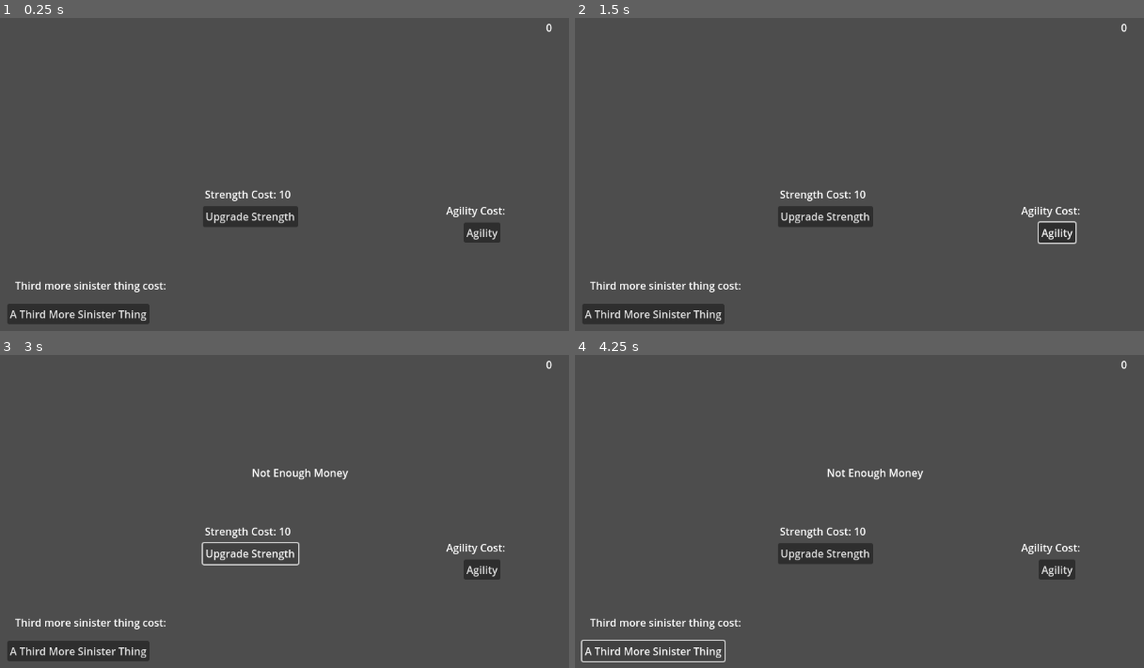
Above: before the commit, frames 1-4 (two rows, left to right).
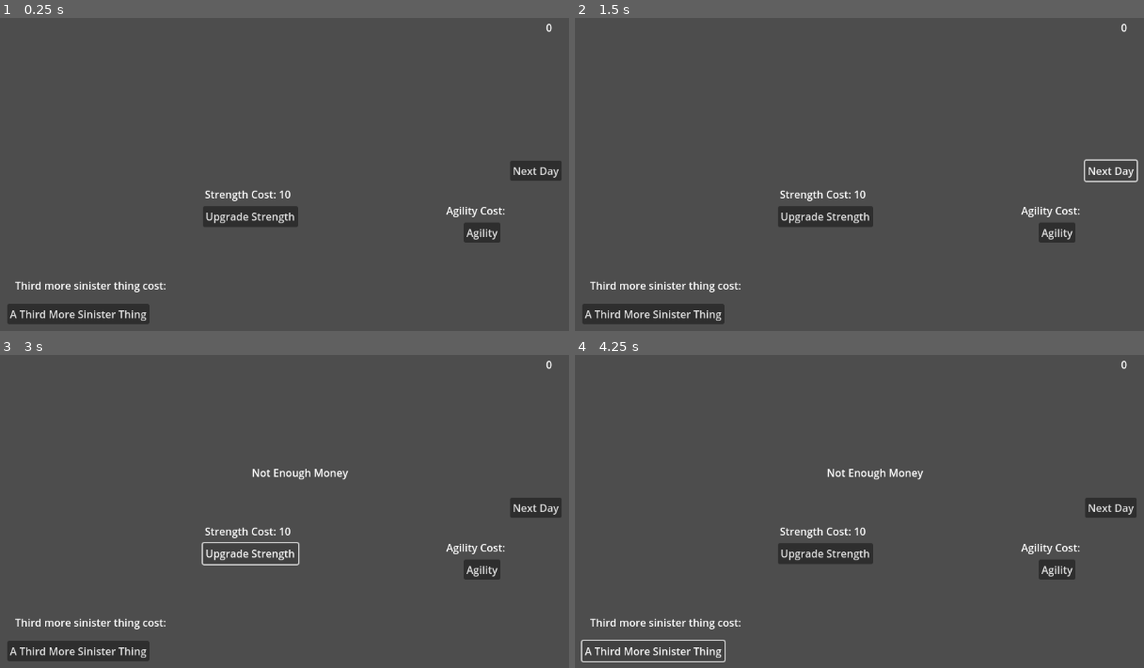
Above: after the commit, the same moments.

Repository: bhnord/LDJam56
Game: Godot game, scene res://scenes/GameManager.tscn
The game is run twice, just before and just after one commit, with the same random seed, the same clock (stepped at 60 frames per second) and the same inputs.
Inputs (mouse positions are in pixels of both pictures, inside the frame that each line leads up to):
- Up to frame 1 (0.25 s): no input
- Up to frame 2 (1.5 s): click "Agility" at 0.5 s; click (1109, 171) at 1.25 s, where only the run after the commit has a clickable "Next Day"
- Up to frame 3 (3 s): click (534, 508) at 2 s, where only the run after the commit has a clickable "Next Day"; click "Upgrade Strength" at 2.75 s
- Up to frame 4 (4.25 s): click "A Third More Sinister Thing" at 3.5 s

The runs differ from the first frame. In frame 1, 0.5% of the frame differs, in the area x 89-99%, y 45-52%; in frame 2, 0.4%; in frame 3, 0.5%; in frame 4, 0.5%.

Commit message:
Add next day button

Diff:
--- a/scenes/Shop.tscn
+++ b/scenes/Shop.tscn
@@ -64,6 +64,14 @@
 offset_right = 527.0
 offset_bottom = 231.0
 
+[node name="NextDay" type="Button" parent="."]
+offset_left = 883.0
+offset_top = 258.0
+offset_right = 962.0
+offset_bottom = 289.0
+text = "Next Day"
+
 [connection signal="pressed" from="Strength" to="." method="_on_strength_pressed"]
 [connection signal="pressed" from="Agility" to="." method="_on_agility_pressed"]
 [connection signal="pressed" from="ThirdMoreSinisterThing" to="." method="_on_third_more_sinister_thing_pressed"]
+[connection signal="pressed" from="NextDay" to="." method="_on_next_day_pressed"]
--- a/scripts/shop.gd
+++ b/scripts/shop.gd
@@ -19,8 +19,10 @@
 func _on_third_more_sinister_thing_pressed() -> void:
 	pass # Replace with function body.
 
+func _on_agility_pressed() -> void:
+	pass # Replace with function body.
 
-func _on_agility_pressed() -> void:
+func _on_next_day_pressed() -> void:
 	pass # Replace with function body.
 
 func get_upgrade_cost(level : int) -> int:
